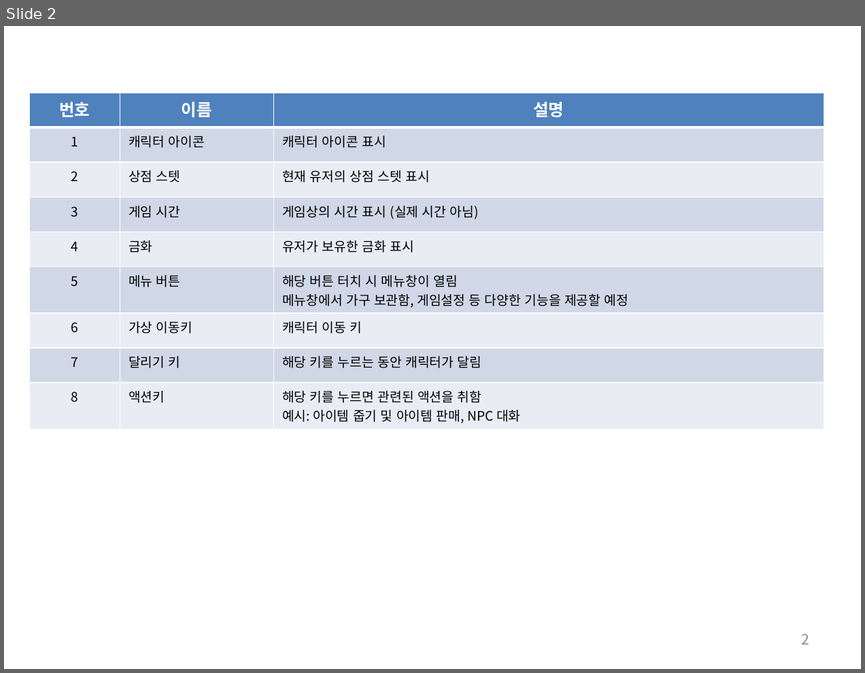
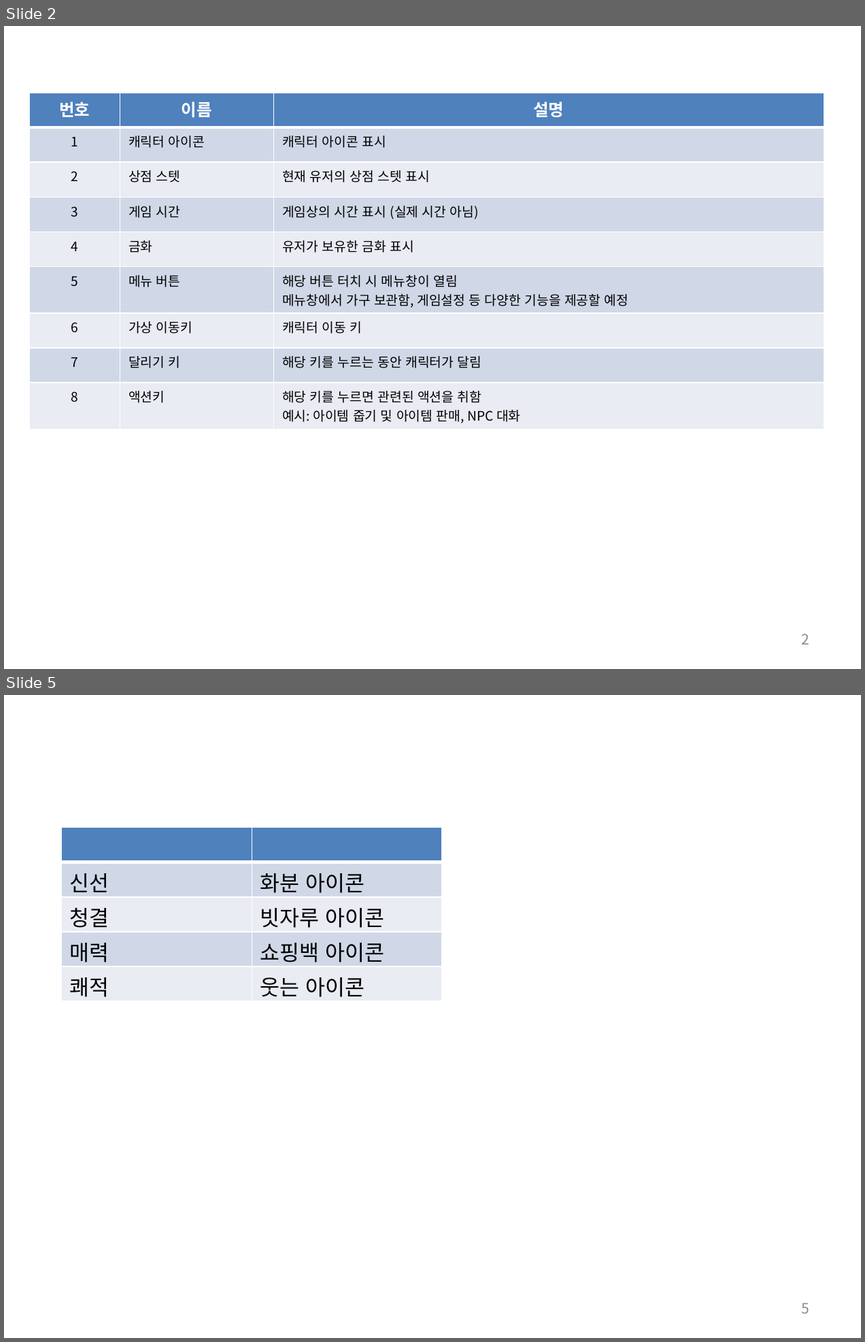
Before and after one commit to sunkess/test1, a slide deck: 기획/마녀 UI 기획.pptx. Shown one above the other, each under a label of ours: slide 2 before the commit, slides 2 and 5 after it; the slides between them are not shown. The pictures are 865x673 and 865x1342 pixels, drawn with LibreOffice and Linux fonts; fonts in the diff are those of the drawing. Boxes give left, top, right and bottom in pixels: in the first picture for what was removed or moved away, otherwise in the second. Text is boxed around its words. In the diff, an @@ line names an element or a change of style, - is before the commit and + after.

```diff
--- a/기획/마녀 UI 기획.pptx
+++ b/기획/마녀 UI 기획.pptx
@@ slide 5 added at [4, 695, 861, 1338], background #FFFFFF @@
@@ table added at [61, 828, 442, 1002], 5 rows, 2 columns @@
+ | 
+신선 | 화분 아이콘
+청결 | 빗자루 아이콘
+매력 | 쇼핑백 아이콘
+쾌적 | 웃는 아이콘
@@ page number added at [802, 1302, 810, 1313], 12 pt, text #8C8C8C @@
+5
```
Also in this commit, not shown: 2 other slides added, 1 other file.
